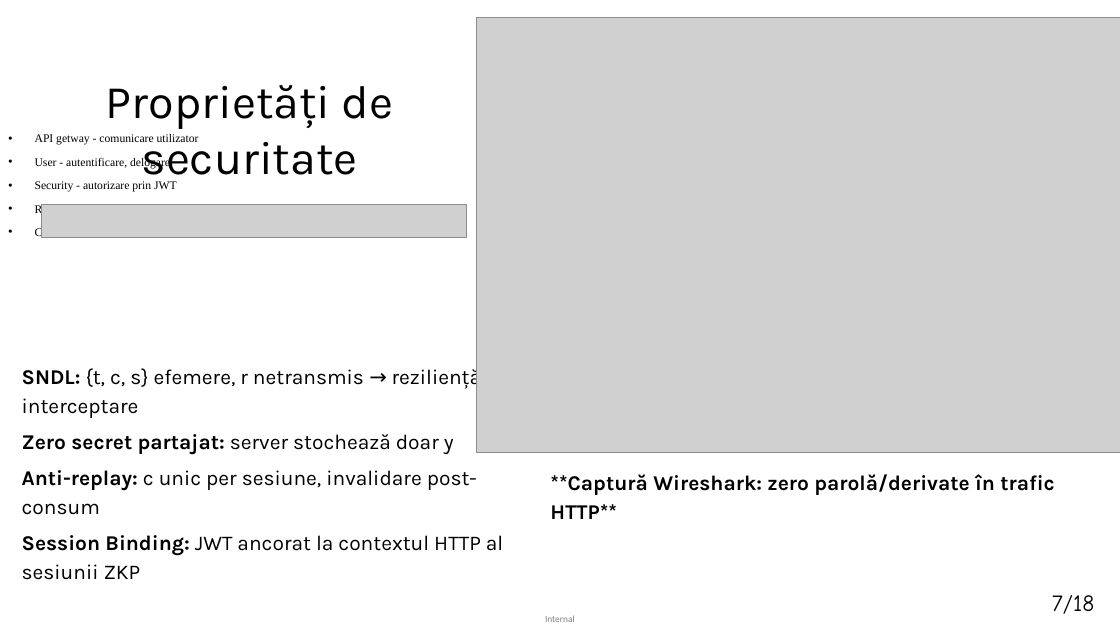
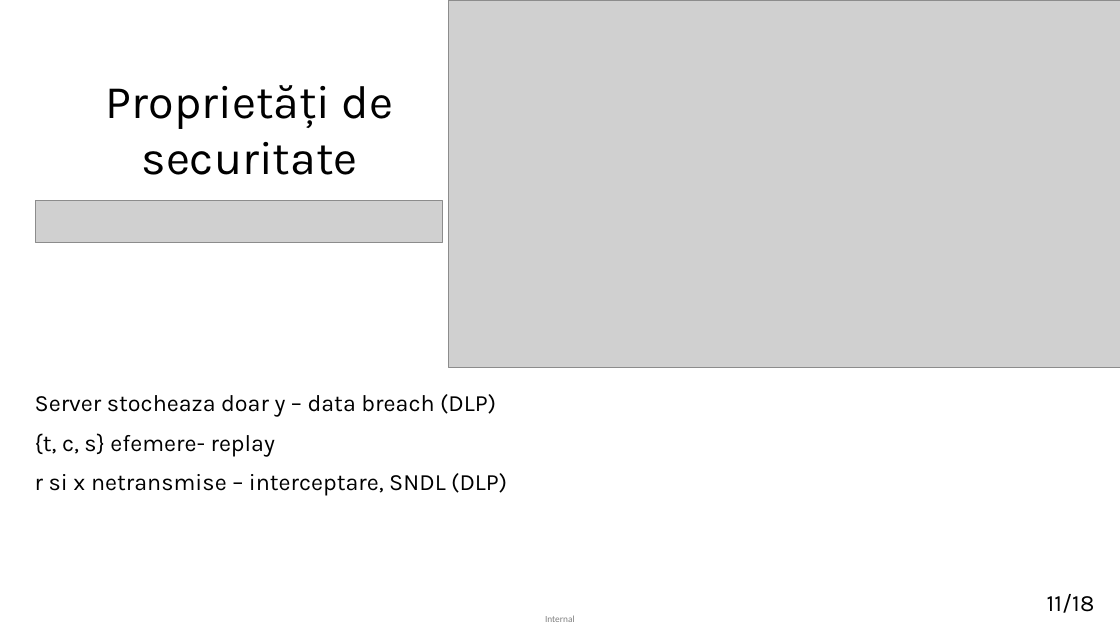
Before and after one commit to matei-rares-a/acas, a slide deck: slide 11 of docs/prezentare/current_draft/disertatie_matei_rares_prezentare_main.pptx. Drawn at 1120x630 pixels with LibreOffice and Linux fonts; fonts in the diff are those of the drawing; grey boxes stand for pictures. Boxes give left, top, right and bottom in pixels: in the first picture for what was removed or moved away, otherwise in the second. Text is boxed around its words. In the diff, an @@ line names an element or a change of style, - is before the commit and + after.

```diff
--- a/docs/prezentare/current_draft/disertatie_matei_rares_prezentare_main.pptx
+++ b/docs/prezentare/current_draft/disertatie_matei_rares_prezentare_main.pptx
@@ picture: place and size @@
-picture at bbox=[477, 18, 1120, 453]
+picture at bbox=[448, 0, 1120, 367]
@@ text removed at bbox=[35, 134, 289, 239] @@
-• API getway - comunicare utilizator
-• User - autentificare, delogare
-• Security - autorizare prin JWT
-• RPC client - comunicare blockchain, conversie de date
-• Classifier - analiza datelor
@@ picture: place and size @@
-picture at bbox=[42, 204, 467, 238]
+picture at bbox=[35, 201, 442, 243]
@@ text at bbox=[35, 394, 507, 495]: text changed; size 18 to 20 pt @@
-• SNDL: {t, c, s} efemere, r netransmis → reziliență interceptare
-• Zero secret partajat: server stochează doar y
-• Anti-replay: c unic per sesiune, invalidare post-consum
-• Session Binding: JWT ancorat la contextul HTTP al sesiunii ZKP
+Server stocheaza doar y – data breach (DLP)
+{t, c, s} efemere- replay
+r si x netransmise – interceptare, SNDL (DLP)
@@ text removed at bbox=[550, 474, 1054, 519] @@
-**Captură Wireshark: zero parolă/derivate în trafic HTTP**
@@ text at bbox=[1047, 594, 1095, 613]: text changed; font Comic Neue to Karla @@
-7/18
+11/18
```
Also in this commit, not shown: 14 other slides changed, 4 slides added, 4 slides removed, 9 other files.
